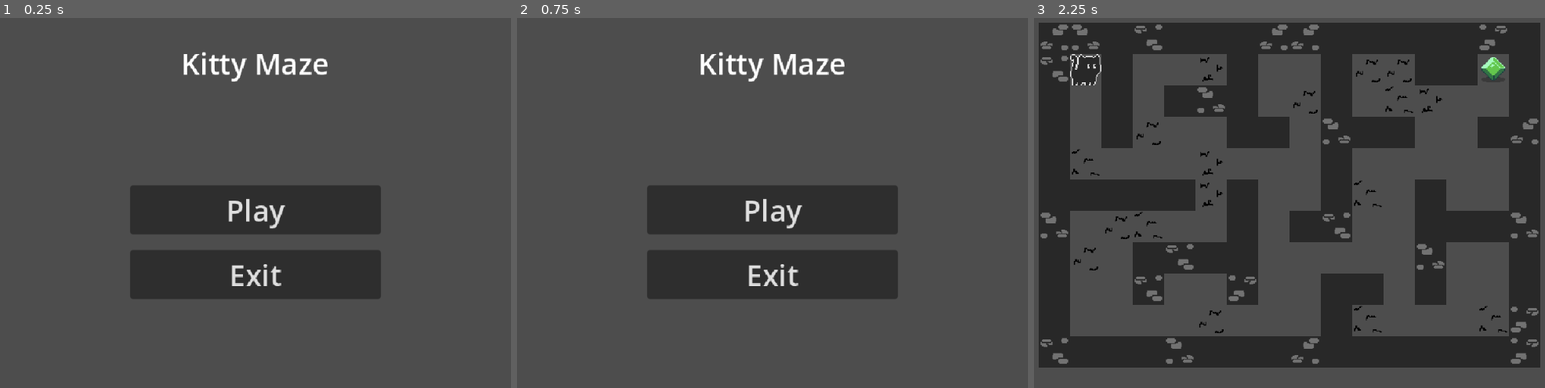
Above: before the commit, frames 1-3 (left to right).
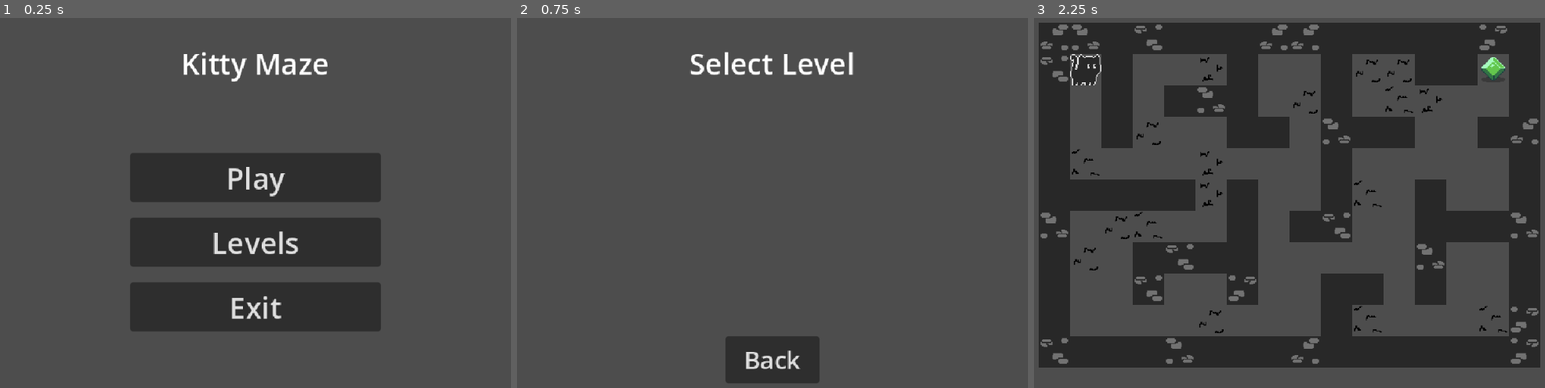
Above: after the commit, the same moments.

Repository: edshin7/Maze-Game-Godot
Game: Godot game, scene res://UI/main_menu.tscn
The game is run twice, just before and just after one commit, with the same random seed, the same clock (stepped at 60 frames per second) and the same inputs. The project has no main scene, so this scene is started directly.
Inputs (mouse positions are in pixels of both pictures, inside the frame that each line leads up to):
- Up to frame 1 (0.25 s): no input
- Up to frame 2 (0.75 s): click (772, 243) at 0.5 s, where only the run after the commit has a clickable "Levels"
- Up to frame 3 (2.25 s): click (1289, 358) at 1.25 s, where only the run after the commit has a clickable "Back"; click "Play" at 2 s

The runs differ from the first frame. In frame 1, 15% of the frame differs, in the area x 25-75%, y 36-85%; in frame 2, 16%, in the area x 25-75%, y 9-99%; in frame 3, nothing differs.

Commit message:
Second commit for Task 5 REDONE

Diff:
--- a/UI/level_select_page.tscn
+++ b/UI/level_select_page.tscn
@@ -34,8 +34,19 @@
 grow_vertical = 2
 
 [node name="BackButton" type="Button" parent="."]
-layout_mode = 0
-offset_right = 8.0
-offset_bottom = 8.0
+layout_mode = 1
+anchors_preset = 7
+anchor_left = 0.5
+anchor_top = 1.0
+anchor_right = 0.5
+anchor_bottom = 1.0
+offset_left = -48.0
+offset_top = -96.0
+offset_right = 48.0
+offset_bottom = -48.0
+grow_horizontal = 2
+grow_vertical = 0
+theme_override_font_sizes/font_size = 25
+text = "Back"
 
 [connection signal="pressed" from="BackButton" to="." method="_on_back_button_pressed"]
--- a/UI/main_menu.gd
+++ b/UI/main_menu.gd
@@ -1,6 +1,7 @@
 extends Control
 
 var first_level_path: String = "res://levels/maze.tscn"
+var level_select_path: String = "res://UI/level_select_page.tscn"
 
 
 func _on_play_button_pressed() -> void:
@@ -9,3 +10,7 @@
 
 func _on_exit_button_pressed() -> void:
 	get_tree().quit()
+
+
+func _on_levels_button_pressed() -> void:
+	get_tree().change_scene_to_file(level_select_path)
--- a/UI/main_menu.tscn
+++ b/UI/main_menu.tscn
@@ -47,6 +47,12 @@
 theme_override_font_sizes/font_size = 30
 text = "Play"
 
+[node name="LevelsButton" type="Button" parent="Buttons"]
+layout_mode = 2
+theme_override_colors/font_color = Color(0.875, 0.875, 0.875, 1)
+theme_override_font_sizes/font_size = 30
+text = "Levels"
+
 [node name="ExitButton" type="Button" parent="Buttons"]
 layout_mode = 2
 theme_override_colors/font_color = Color(0.875, 0.875, 0.875, 1)
@@ -54,4 +60,5 @@
 text = "Exit"
 
 [connection signal="pressed" from="Buttons/PlayButton" to="." method="_on_play_button_pressed"]
+[connection signal="pressed" from="Buttons/LevelsButton" to="." method="_on_levels_button_pressed"]
 [connection signal="pressed" from="Buttons/ExitButton" to="." method="_on_exit_button_pressed"]
